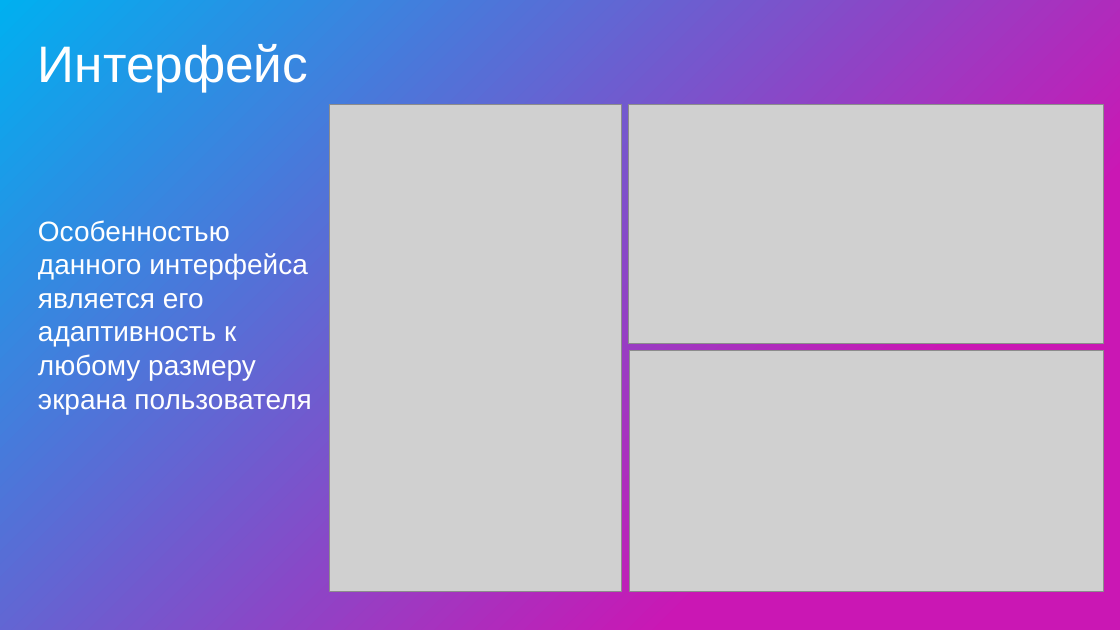
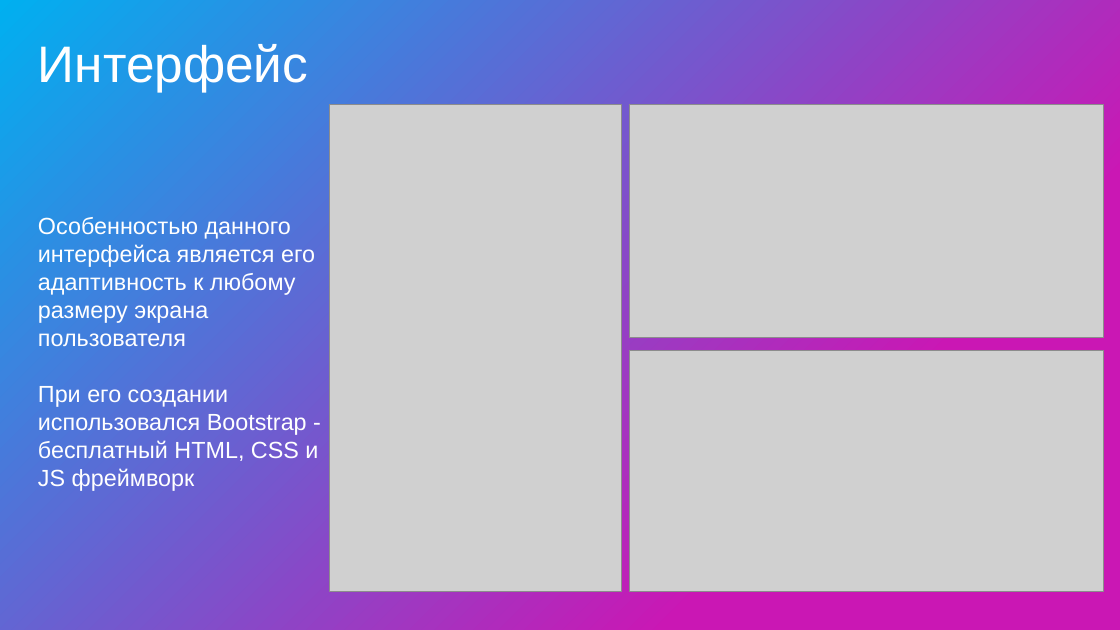
Before and after one commit to yxngxr1/Article-App, a slide deck: slide 6 of doc_ru.pptx. Drawn at 1120x630 pixels with LibreOffice and Linux fonts; fonts in the diff are those of the drawing; grey boxes stand for pictures; background and template pictures are left out. Boxes give left, top, right and bottom in pixels: in the first picture for what was removed or moved away, otherwise in the second. Text is boxed around its words. In the diff, an @@ line names an element or a change of style, - is before the commit and + after.

```diff
--- a/doc_ru.pptx
+++ b/doc_ru.pptx
@@ picture: place and size @@
-picture at (628,105,1103,344)
+picture at (630,104,1104,338)
@@ text at (38,217,315,346): size 24 to 20 pt in "Особенностью данного интерфейса является его адаптивность к ..." @@
@@ text at (38,386,318,491): paragraph added @@
+При его создании использовался Bootstrap - бесплатный HTML, CSS и JS фреймворк
```
Also in this commit, not shown: 2 other files.
